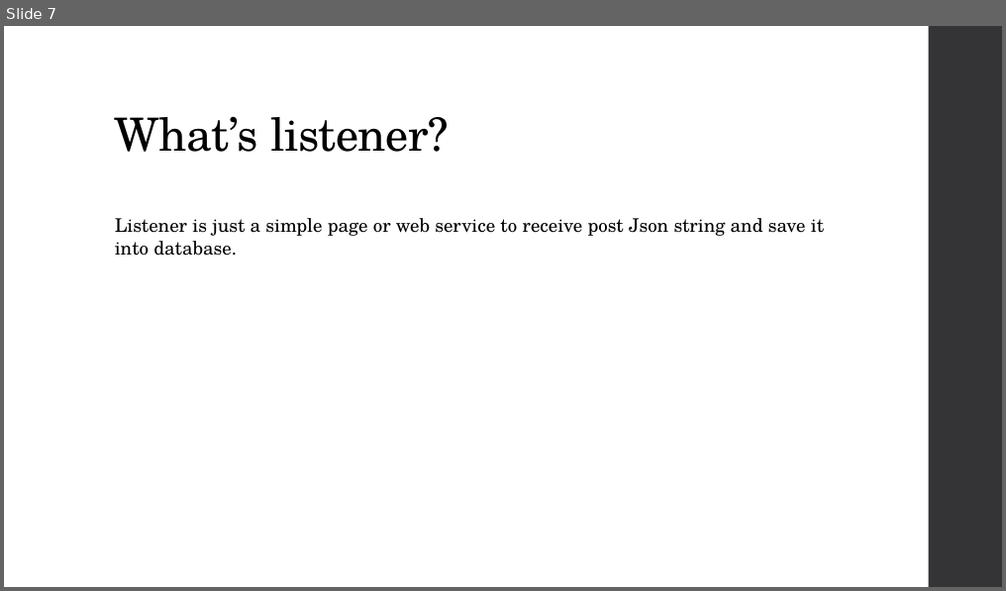
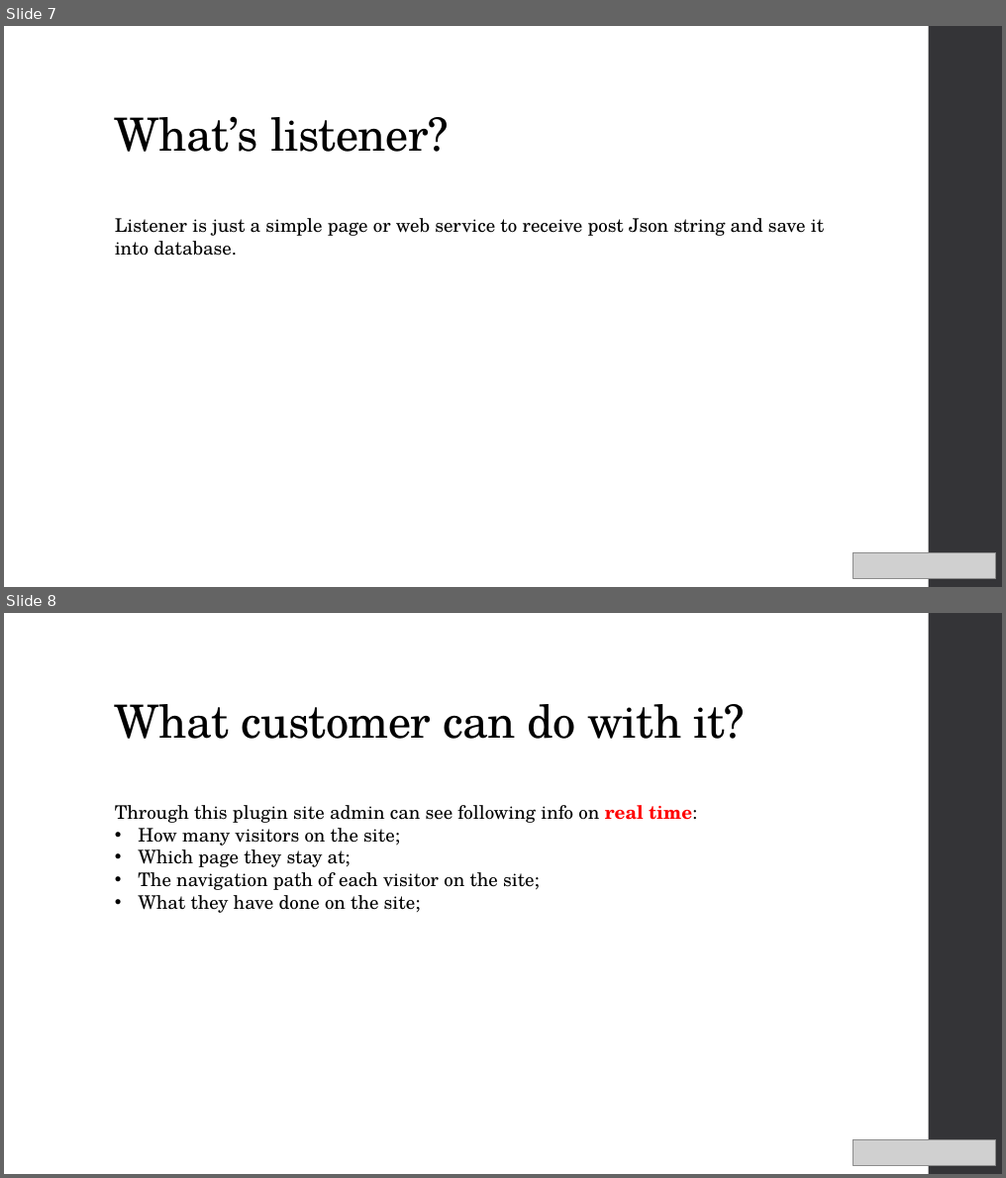
Before and after one commit to yemol/UserBehaviorCollection, a slide deck: PPT/What are them doing.pptx. Shown one above the other, each under a label of ours: slide 7 before the commit, slides 7 and 8 after it. The pictures are 1006x591 and 1006x1178 pixels, drawn with LibreOffice and Linux fonts; fonts in the diff are those of the drawing; grey boxes stand for pictures. Boxes give left, top, right and bottom in pixels: in the first picture for what was removed or moved away, otherwise in the second. Text is boxed around its words. In the diff, an @@ line names an element or a change of style, - is before the commit and + after.

```diff
--- a/PPT/What are them doing.pptx
+++ b/PPT/What are them doing.pptx
@@ slide 8 added at (4,613,1002,1174), background #FFFFFF; not listed: 1 template element that a slide beside it also shows @@
@@ title added at (115,704,745,739), 44 pt, text #000000 @@
+What customer can do with it?
@@ text added at (115,805,697,913), 18 pt, text #000000 @@
+Through this plugin site admin can see following info on real time:
+• How many visitors on the site;
+• Which page they stay at;
+• The navigation path of each visitor on the site;
+• What they have done on the site;
@@ picture added at (853,1140,995,1165) @@
@@ slide 7 changed as well @@
@@ picture added at (853,553,995,578) @@
```
Also in this commit, not shown: 9 other slides changed.
